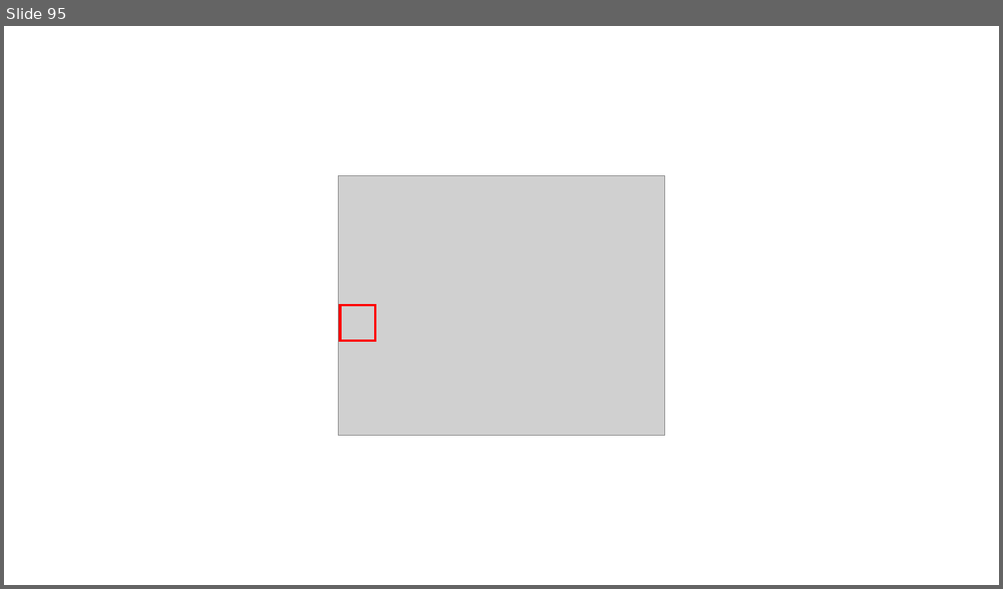
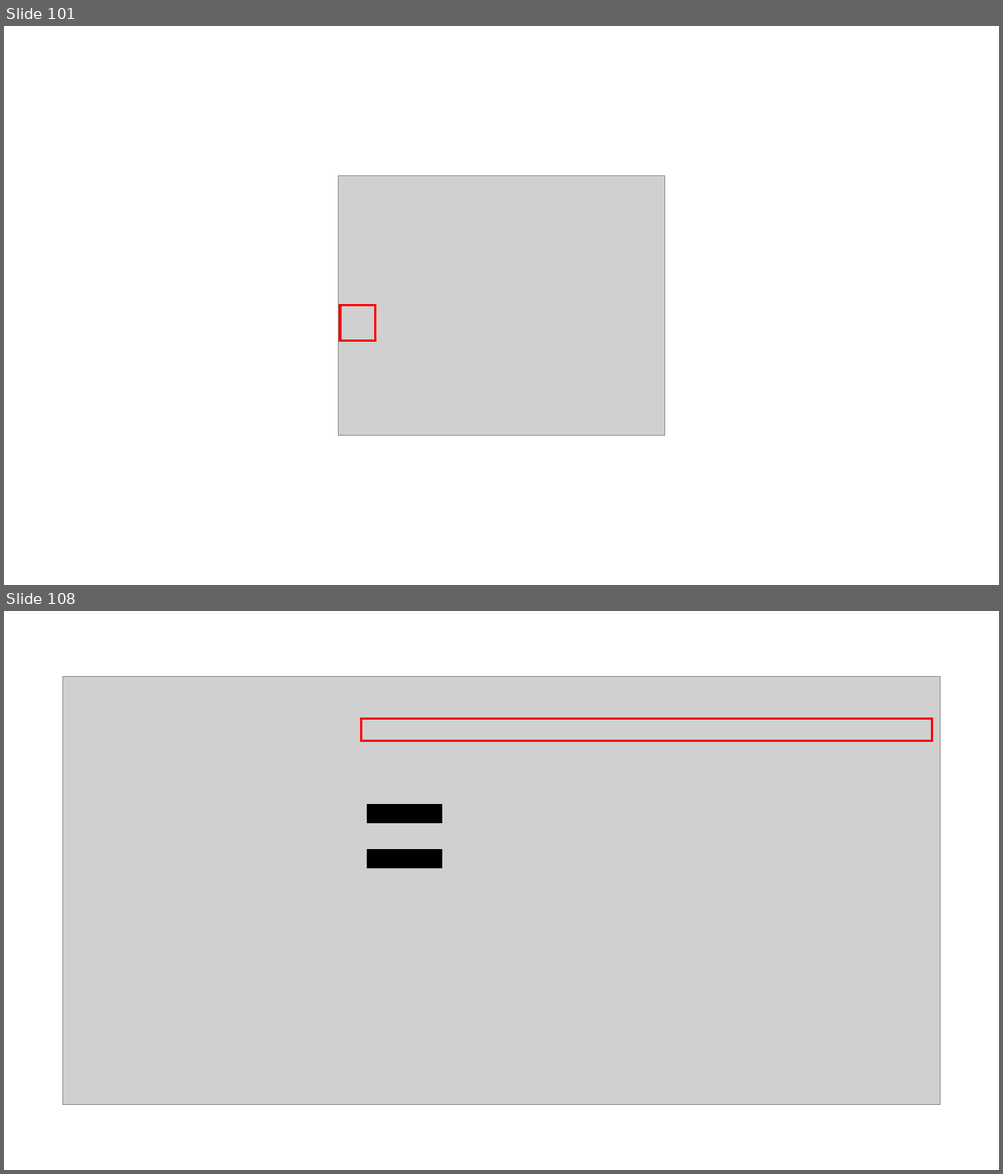
Before and after one commit to nishida2073/ai_navive, a slide deck: 01_テキスト/Git入門_図.pptx. Shown one above the other, each under a label of ours: slide 95 before the commit, slides 101 and 108 after it; the slides between them are not shown. The pictures are 1003x589 and 1003x1174 pixels, drawn with LibreOffice and Linux fonts; fonts in the diff are those of the drawing; grey boxes stand for pictures. Boxes give left, top, right and bottom in pixels: in the first picture for what was removed or moved away, otherwise in the second. Text is boxed around its words. In the diff, an @@ line names an element or a change of style, - is before the commit and + after.

```diff
--- a/01_テキスト/Git入門_図.pptx
+++ b/01_テキスト/Git入門_図.pptx
@@ slide 108 added at (x1=4, y1=611, x2=999, y2=1170), background #FFFFFF @@
@@ picture added at (x1=63, y1=677, x2=940, y2=1105) @@
@@ rectangle added at (x1=361, y1=718, x2=932, y2=741), outline #FF0000 2.25 pt @@
@@ rectangle added at (x1=367, y1=805, x2=441, y2=823), fill #000000, outline #000000 1 pt @@
@@ rectangle added at (x1=367, y1=850, x2=441, y2=868), fill #000000, outline #000000 1 pt @@
@@ what was slide 95 is now slide 101 @@
```
Also in this commit, not shown: 31 other slides added, 2 slides removed, 1 other file.
